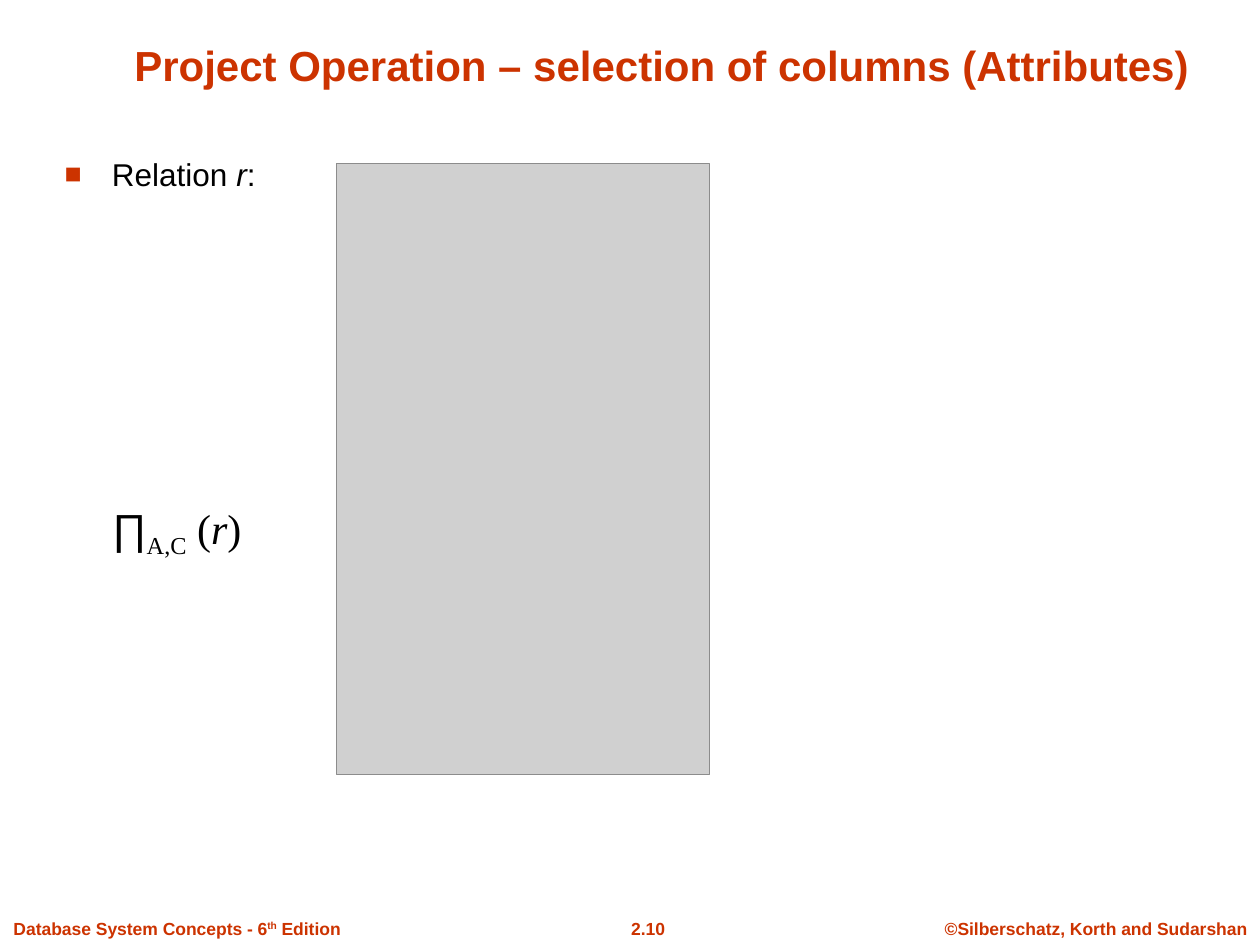
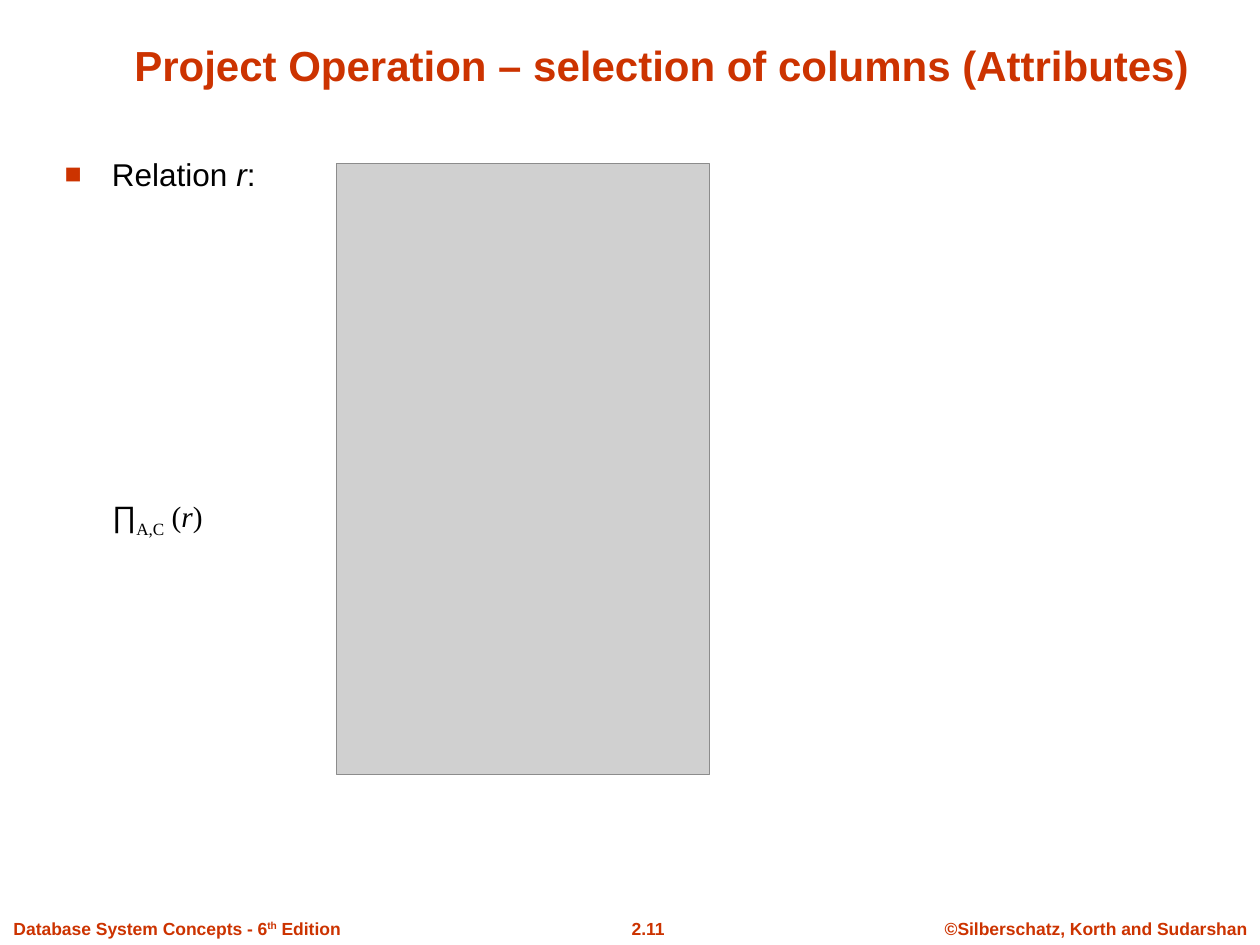
Before and after one commit to atu-se/atu.innomadic.com, a slide deck: slide 11 of courses/db/lectures/ch2.ppt (slide 10 before the commit). Drawn at 1260x945 pixels with LibreOffice and Linux fonts; fonts in the diff are those of the drawing; grey boxes stand for pictures; background and template pictures are left out. Boxes give left, top, right and bottom in pixels: in the first picture for what was removed or moved away, otherwise in the second. Text is boxed around its words. In the diff, an @@ line names an element or a change of style, - is before the commit and + after.

```diff
--- a/courses/db/lectures/ch2.ppt
+++ b/courses/db/lectures/ch2.ppt
@@ text "∏A,C (r)" at [136, 507, 203, 538]: size 24 to 16.8 pt; line spacing 1 to 0.8 @@
@@ page number at [632, 922, 665, 935]: text changed @@
-2.10
+2.11
```
Also in this commit, not shown: 3 other slides changed, 1 slide added, 9 other files.
